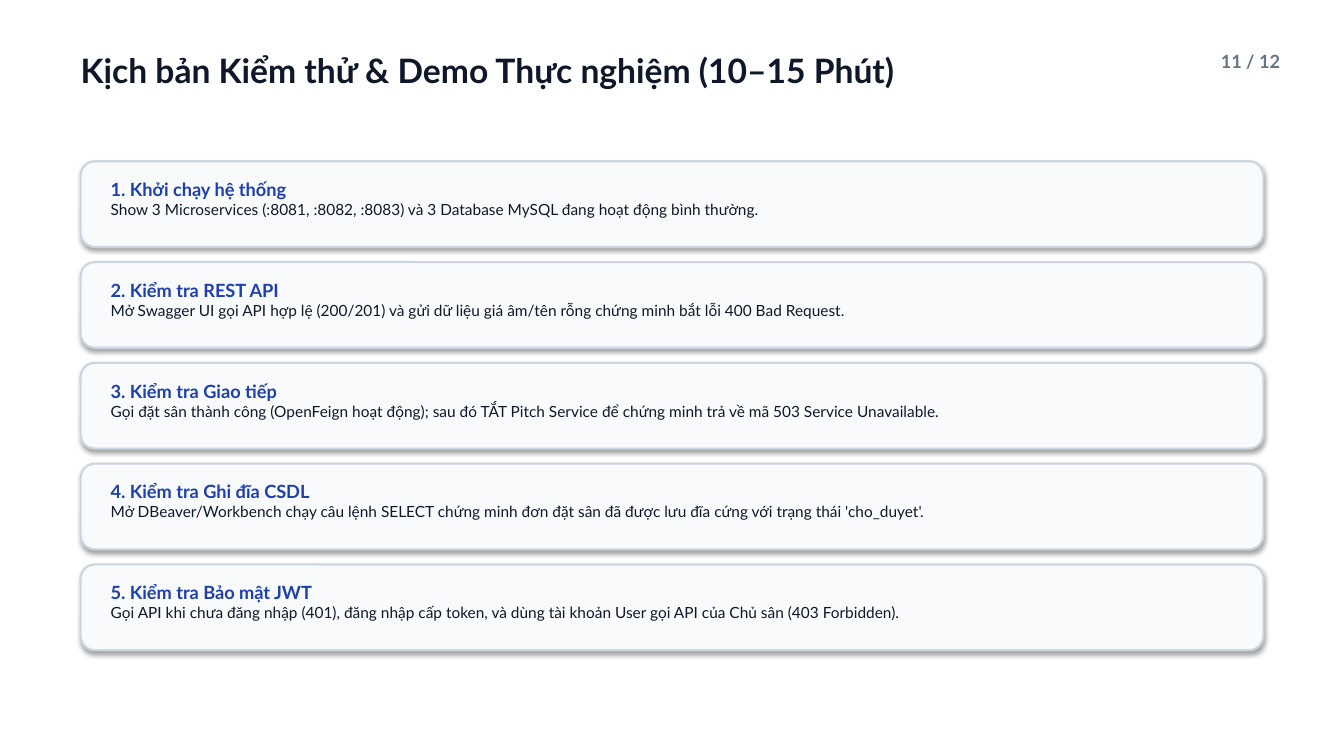
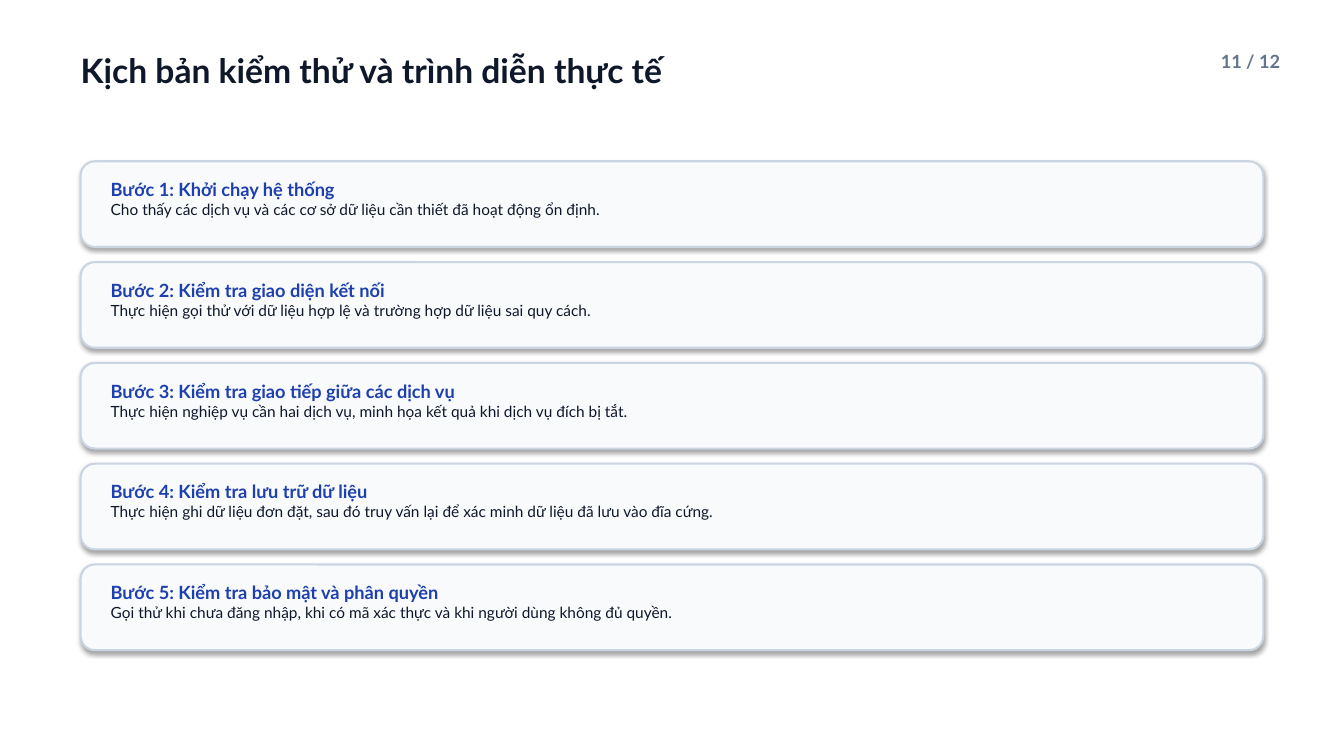
Before and after one commit to viduchung/PTPM, a slide deck: slide 11 of docs/PitchOS-mo-hinh-kien-truc.pptx. Drawn at 1344x756 pixels with LibreOffice and Linux fonts; fonts in the diff are those of the drawing. Boxes give left, top, right and bottom in pixels: in the first picture for what was removed or moved away, otherwise in the second. Text is boxed around its words. In the diff, an @@ line names an element or a change of style, - is before the commit and + after.

```diff
--- a/docs/PitchOS-mo-hinh-kien-truc.pptx
+++ b/docs/PitchOS-mo-hinh-kien-truc.pptx
@@ text at [81,55,662,90]: text changed @@
-Kịch bản Kiểm thử & Demo Thực nghiệm (10–15 Phút)
+Kịch bản kiểm thử và trình diễn thực tế
@@ text at [111,181,599,218]: text changed @@
-1. Khởi chạy hệ thống
-Show 3 Microservices (:8081, :8082, :8083) và 3 Database MySQL đang hoạt động bình thường.
+Bước 1: Khởi chạy hệ thống
+Cho thấy các dịch vụ và các cơ sở dữ liệu cần thiết đã hoạt động ổn định.
@@ text at [111,282,591,319]: text changed @@
-2. Kiểm tra REST API
-Mở Swagger UI gọi API hợp lệ (200/201) và gửi dữ liệu giá âm/tên rỗng chứng minh bắt lỗi 400 Bad Request.
+Bước 2: Kiểm tra giao diện kết nối
+Thực hiện gọi thử với dữ liệu hợp lệ và trường hợp dữ liệu sai quy cách.
@@ text at [111,383,627,420]: text changed @@
-3. Kiểm tra Giao tiếp
-Gọi đặt sân thành công (OpenFeign hoạt động); sau đó TẮT Pitch Service để chứng minh trả về mã 503 Service Unavailable.
+Bước 3: Kiểm tra giao tiếp giữa các dịch vụ
+Thực hiện nghiệp vụ cần hai dịch vụ, minh họa kết quả khi dịch vụ đích bị tắt.
@@ text at [111,483,712,520]: text changed @@
-4. Kiểm tra Ghi đĩa CSDL
-Mở DBeaver/Workbench chạy câu lệnh SELECT chứng minh đơn đặt sân đã được lưu đĩa cứng với trạng thái 'cho_duyet'.
+Bước 4: Kiểm tra lưu trữ dữ liệu
+Thực hiện ghi dữ liệu đơn đặt, sau đó truy vấn lại để xác minh dữ liệu đã lưu vào đĩa cứng.
@@ text at [111,584,672,621]: text changed @@
-5. Kiểm tra Bảo mật JWT
-Gọi API khi chưa đăng nhập (401), đăng nhập cấp token, và dùng tài khoản User gọi API của Chủ sân (403 Forbidden).
+Bước 5: Kiểm tra bảo mật và phân quyền
+Gọi thử khi chưa đăng nhập, khi có mã xác thực và khi người dùng không đủ quyền.
```
Also in this commit, not shown: 9 other slides changed, 8 other files.
